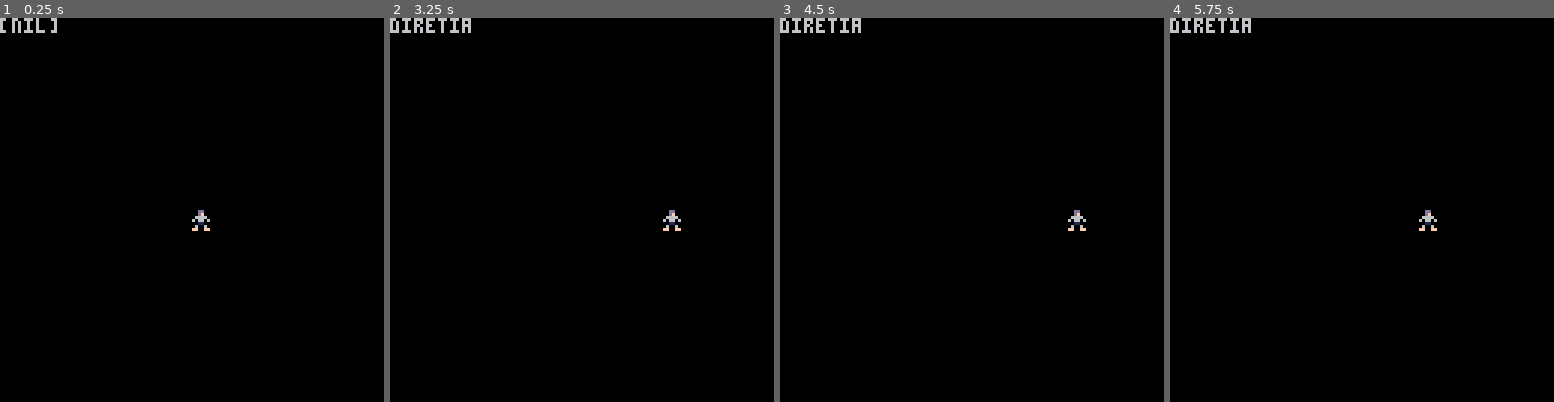
Above: before the commit, frames 1-4 (left to right).
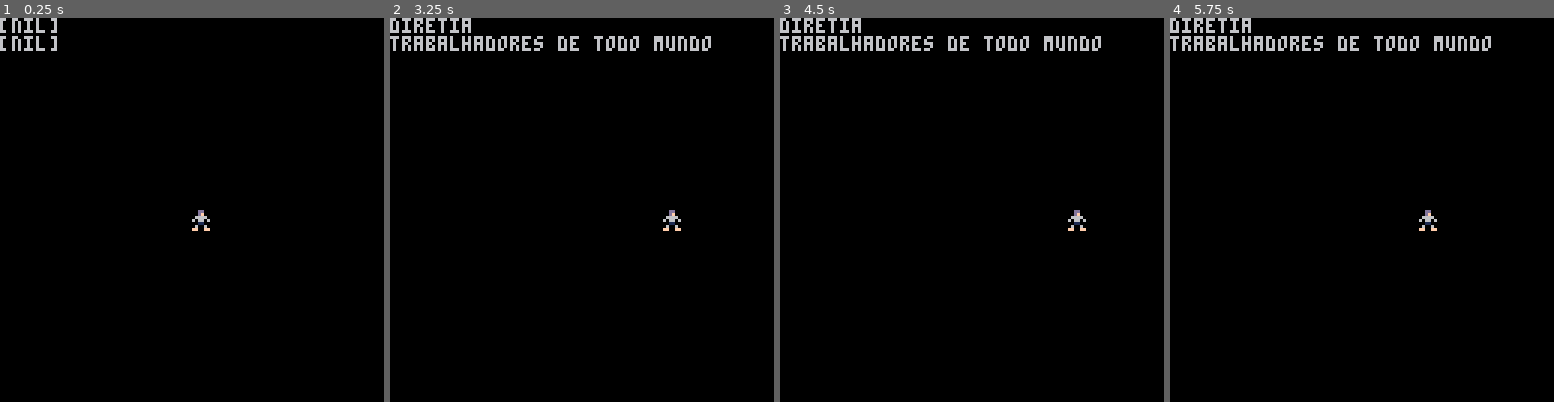
Above: after the commit, the same moments.

Repository: estelaGamba/pico8-tutorial
Game: PICO-8 cartridge teste.p8
The game is run twice, just before and just after one commit, with the same random seed, the same clock (stepped at 60 frames per second) and the same inputs.
Inputs:
- Up to frame 1 (0.25 s): no input
- Up to frame 2 (3.25 s): hold Right 1.6-2.1 s; hold Right 2.47-3.03 s; hold Left from 3.08 s (still down)
- Up to frame 3 (4.5 s): release Left at 3.58 s; hold Right from 4.02 s (still down)
- Up to frame 4 (5.75 s): release Right at 4.68 s; hold Left 5.08-5.68 s

The runs differ from the first frame. In frame 1, 0.2% of the frame differs, in the area x 0-15%, y 4-9%; in frame 2, 1.5%, in the area x 0-84%, y 4-9%; in frame 3, 1.5%; in frame 4, 1.5%.

Commit message:
novos comentarios
apenas isso, anotações novas

Diff:
--- a/teste.p8
+++ b/teste.p8
@@ -6,24 +6,28 @@
 	position=63
 end
 
---faz coisas backending
+--faz coisas back_ending
 function _update()
  if btn(➡️) then
  	position+=1
- 	button="diretia"--printa se funcionar
+ 	bright="diretia"--printa se funcionar
  end
 	if btn(⬅️) then
 		position-=1
+		bleft="trabalhadores de todo mundo"
 	end
 end
 
---faz coisas frondending
+--faz coisas frond_ending
 function _draw()
 	cls() --cls limpa a tela
 
 	spr(1,position,63)
 	--numero do sprite e possicoes
-	print (button)--faz aparecer na tela
+
+	print (bright)
+		--aqui faz aparecer na tela sem ser apagado
+	print (bleft)
 end
 
 --notas--
@@ -35,8 +39,8 @@
 as coisas iniciais como cores
 propriededes nos sprites
 
-cls precisa estar no draw pq os sprite
-nao se apaga sozinho por uptade
+cls precisa estar no draw pq os
+sprites nao se apaga sozinho
 ]]
 __gfx__
 00000000000000000000000000000000000000000000000000000000000000000000000000000000000000000000000000000000000000000000000000000000
